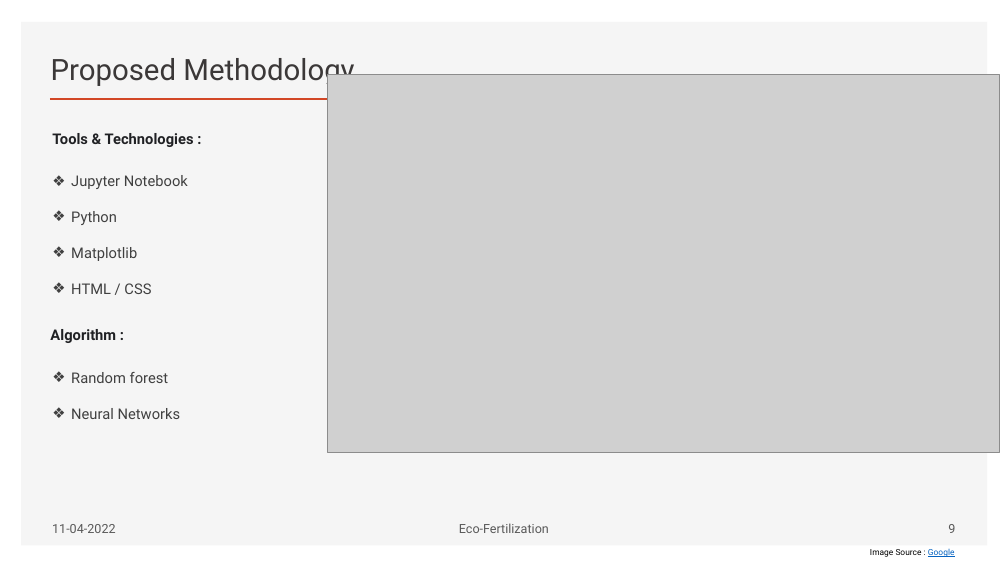
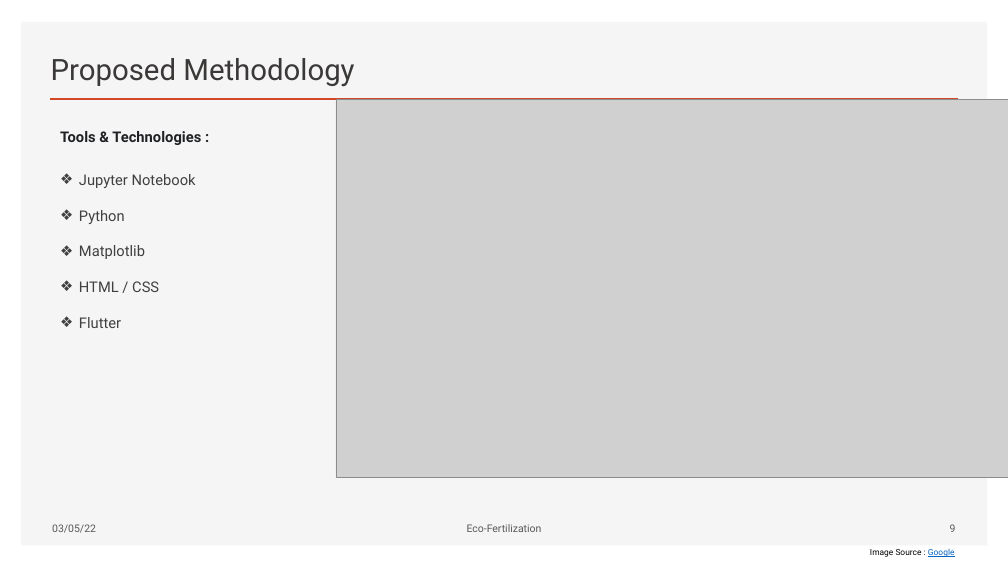
Before and after one commit to Gekko12/Eco-fertilization, a slide deck: slide 10 of EcoFertilization.pptx. Drawn at 1008x567 pixels with LibreOffice and Linux fonts; fonts in the diff are those of the drawing; grey boxes stand for pictures. Boxes give left, top, right and bottom in pixels: in the first picture for what was removed or moved away, otherwise in the second. Text is boxed around its words. In the diff, an @@ line names an element or a change of style, - is before the commit and + after.

```diff
--- a/EcoFertilization.pptx
+++ b/EcoFertilization.pptx
@@ picture: place and size @@
-picture at (327, 74, 1000, 452)
+picture at (336, 100, 1008, 478)
@@ text "Tools & Technologies :": place and size @@
-text "Tools & Technologies :" at (52, 133, 194, 147)
+text "Tools & Technologies :" at (60, 131, 201, 145)
@@ text "Jupyter Notebook": place and size @@
-text "Jupyter Notebook" at (71, 175, 188, 294)
+text "Jupyter Notebook" at (79, 174, 196, 328)
@@ text removed at (50, 329, 116, 343) @@
-Algorithm :
@@ text at (79, 317, 121, 328): paragraph added @@
+❖ Flutter
@@ text removed at (71, 372, 181, 419) @@
-❖ Random forest
-❖ Neural Networks
@@ text at (52, 524, 96, 533): text changed; size 12 to 10 pt @@
-11-04-2022
+03/05/22
@@ text "Eco-Fertilization" at (467, 524, 542, 532): size 12 to 10 pt @@
@@ page number at (950, 524, 956, 532): size 12 to 10 pt @@
```
Also in this commit, not shown: 10 other slides changed, 8 slides added, 3 slides removed, 12 other files.
